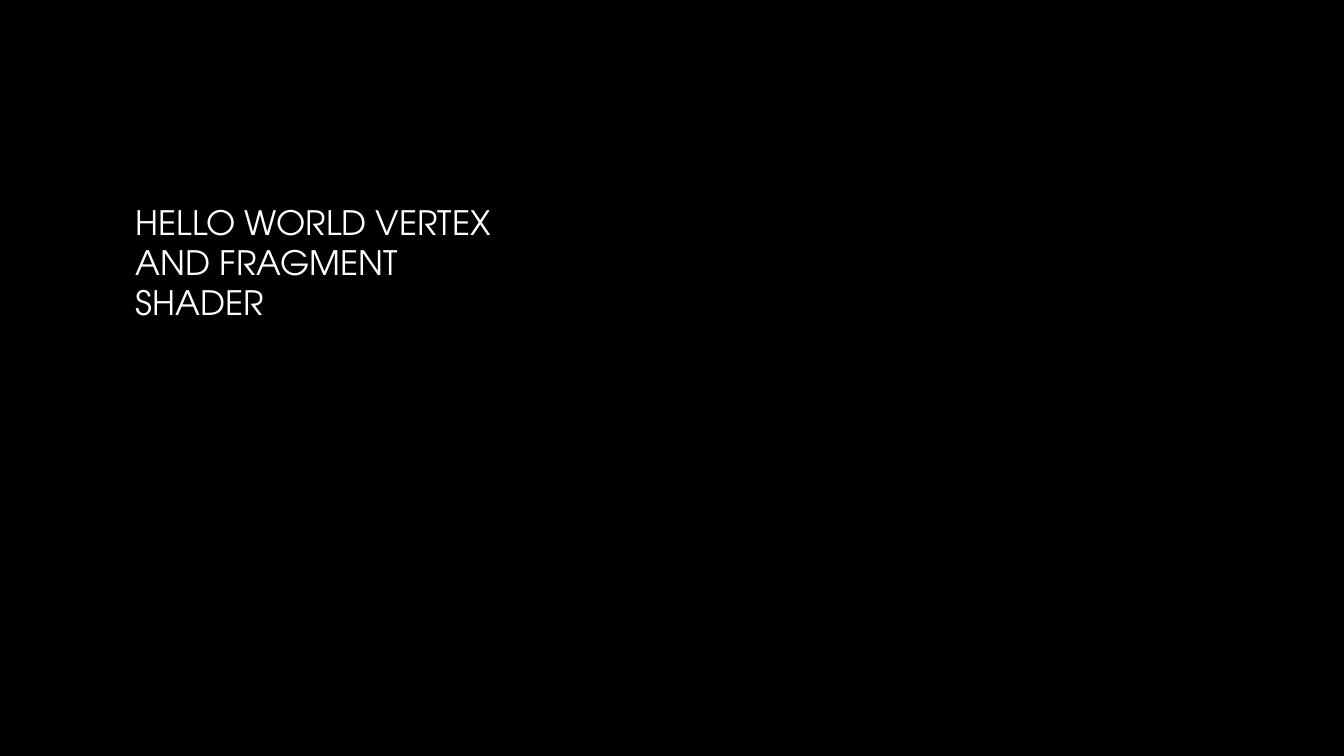
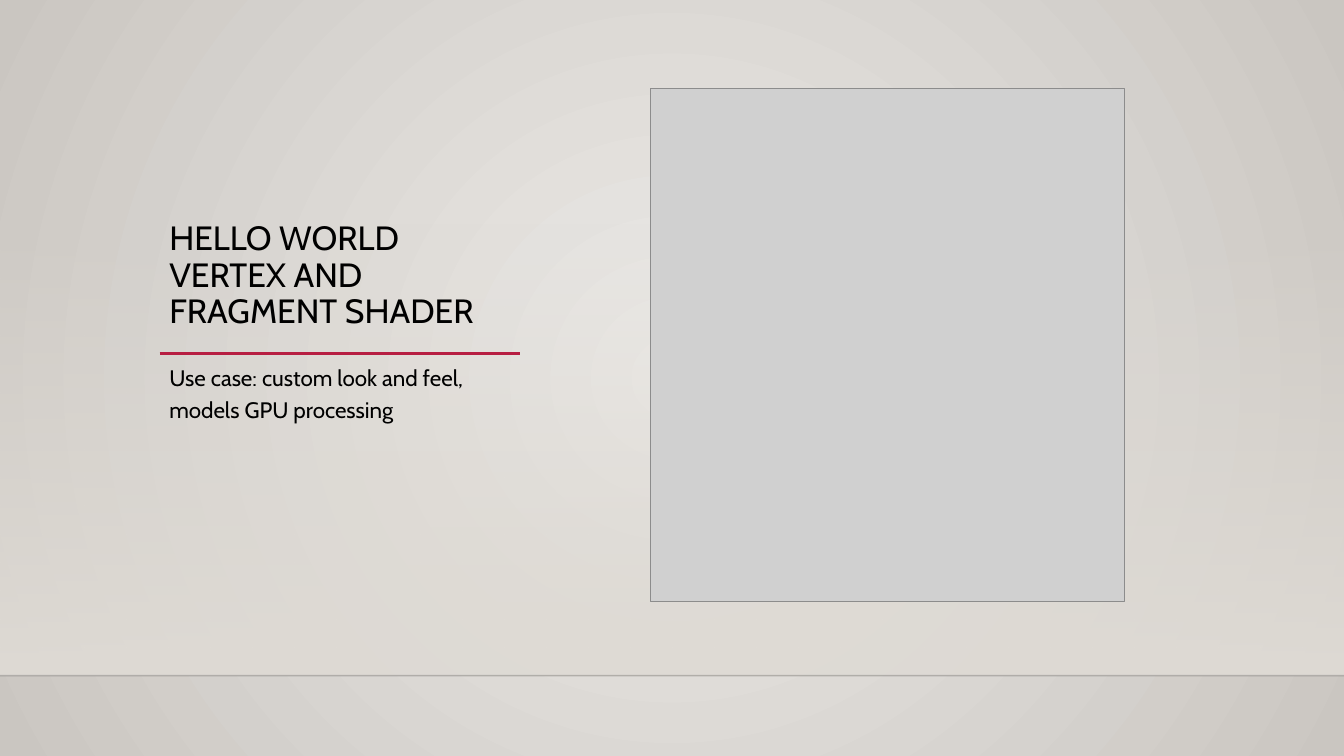
Before and after one commit to mariannabudnikova/shader_intro, a slide deck: slide 8 of ShaderIntro.pptm (slide 7 before the commit). Drawn at 1344x756 pixels with LibreOffice and Linux fonts; fonts in the diff are those of the drawing; grey boxes stand for pictures; background and template pictures are left out. Boxes give left, top, right and bottom in pixels: in the first picture for what was removed or moved away, otherwise in the second. Text is boxed around its words. In the diff, an @@ line names an element or a change of style, - is before the commit and + after.

```diff
--- a/ShaderIntro.pptm
+++ b/ShaderIntro.pptm
@@ background picture (left out) to gradient #ECEAE7 to #CAC7C1 @@
@@ title "HELLO WORLD VERTEX AND FRAGMENT ...": place and size @@
-title "HELLO WORLD VERTEX AND FRAGMENT ..." at (136, 209, 491, 316)
+title "HELLO WORLD VERTEX AND FRAGMENT ..." at (169, 226, 474, 324)
@@ title "HELLO WORLD VERTEX AND FRAGMENT ..." at (169, 226, 474, 324): font TeX Gyre Adventor to Cabin, text colour gradient #FFFFFF to #A6A6A6 to #000000; line spacing 1 to 0.9 @@
@@ picture added at (650, 88, 1125, 602) @@
@@ rectangle added at (0, 223, 1344, 676), fill gradient #DFDBD5 @@
@@ line added from (159, 354) to (520, 354), #B71E42 2.5 pt @@
@@ text added at (169, 369, 463, 424), 16 pt, text #000000 @@
+Use case: custom look and feel, models GPU processing
@@ line added from (0, 676) to (1344, 676), #000001 1 pt @@
```
Also in this commit, not shown: 9 other slides changed, 6 slides added, 4 slides removed.
